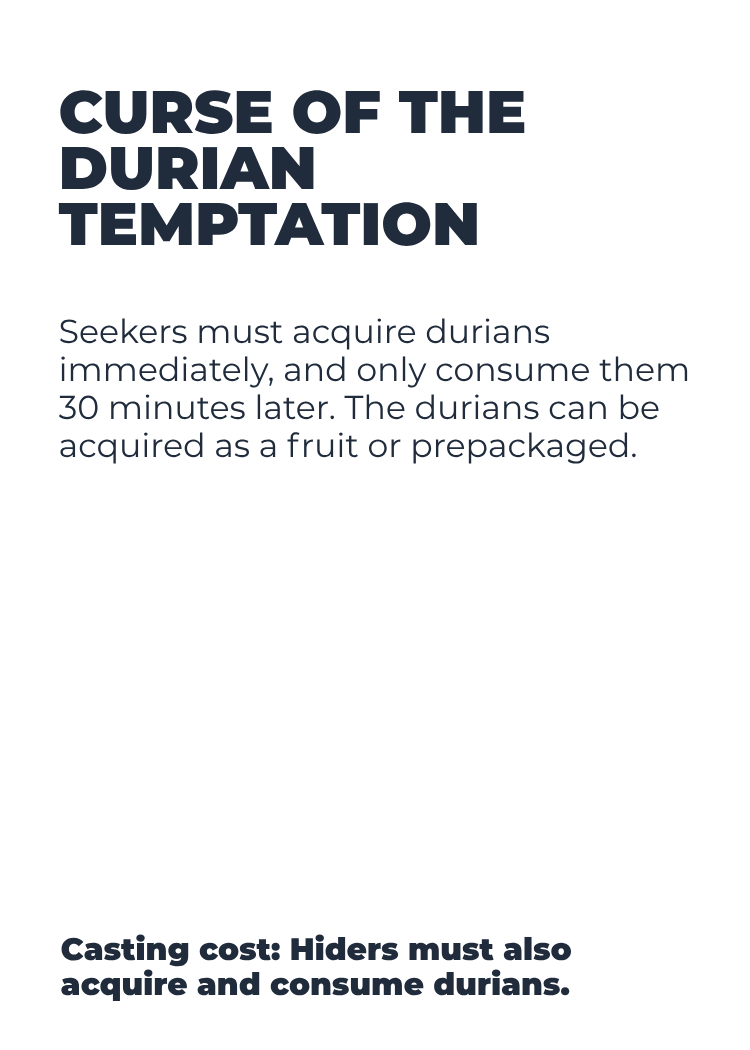
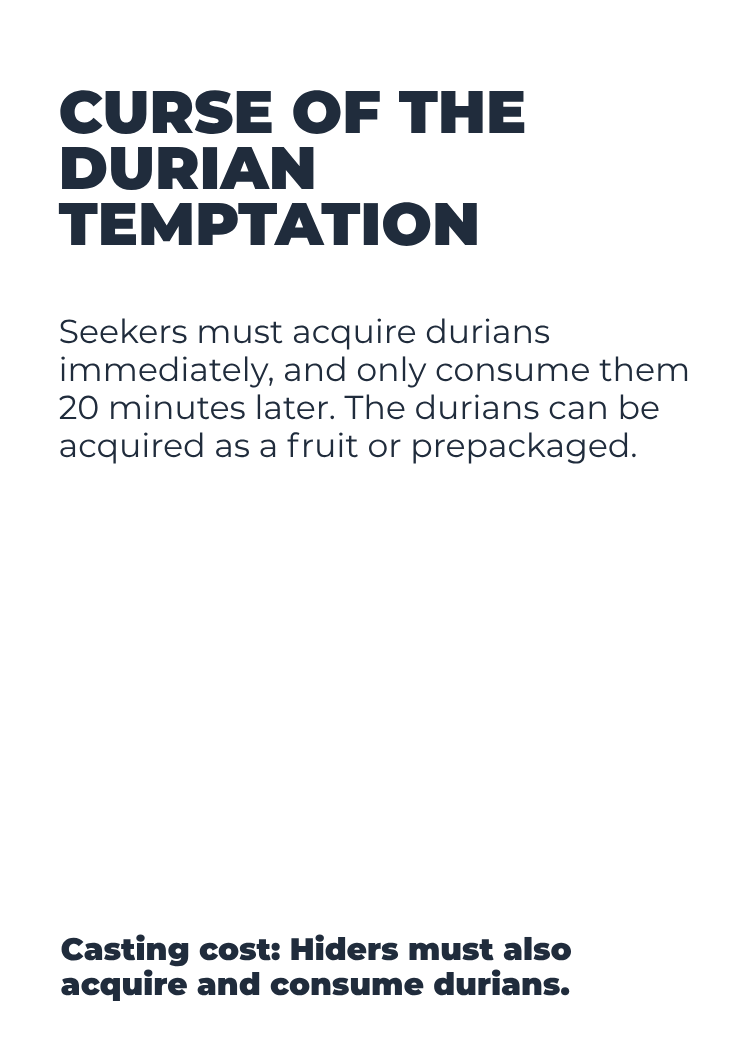
Layers edited between the first and the second (750, 1050) image:
painted on "Seekers must acquire durians imm" over (59, 395, 77, 420)
